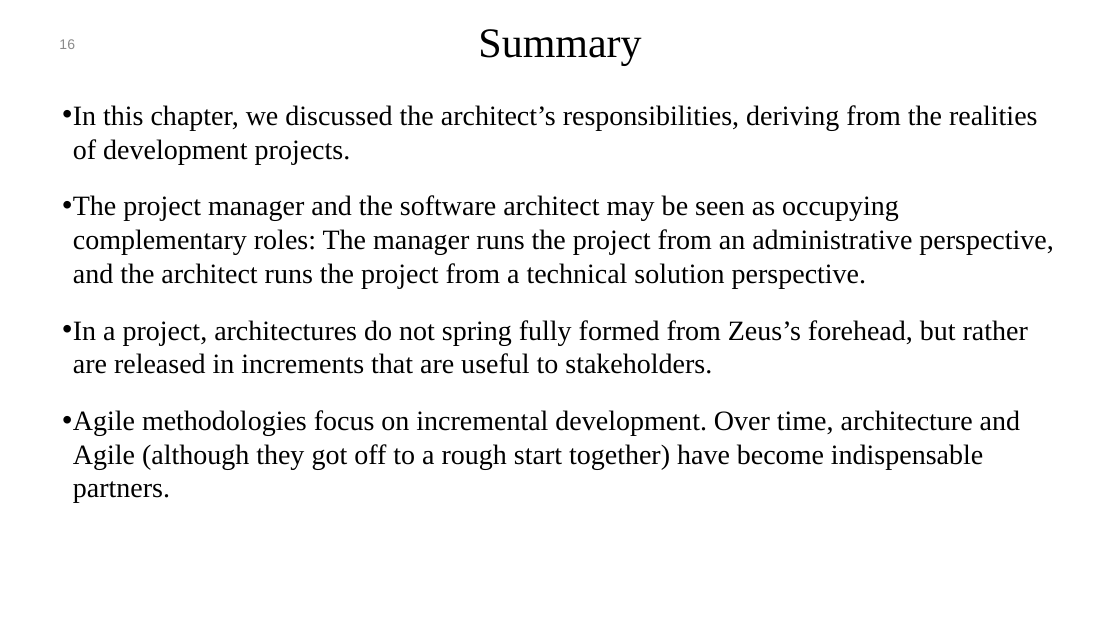
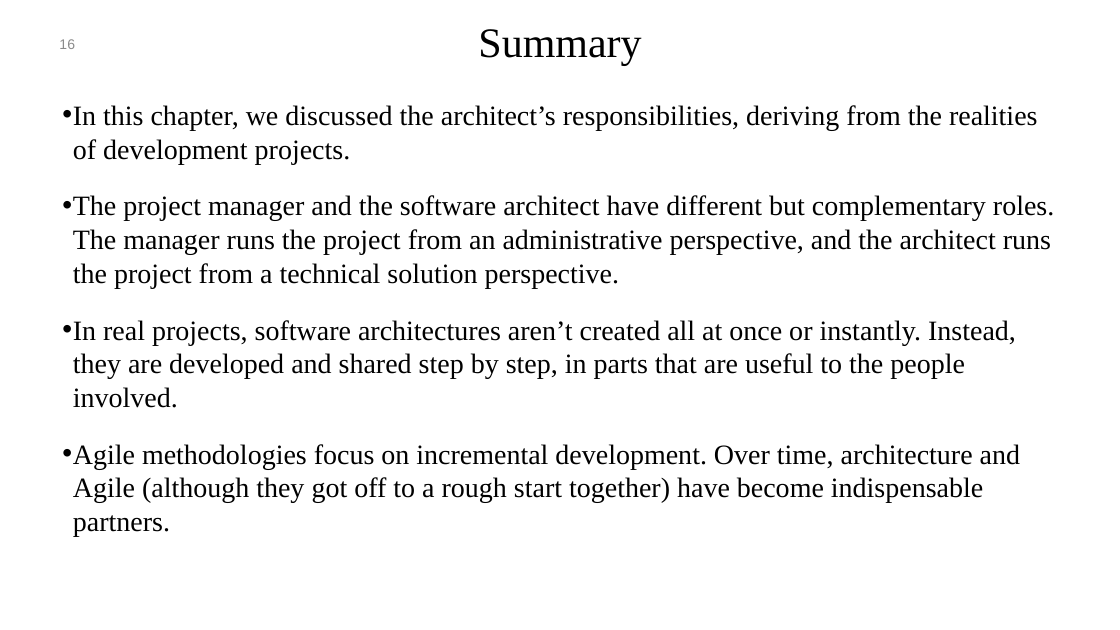
Before and after one commit to mohamad-khorsandi/slides-of-software-architecture-in-practice-4th-ed, a slide deck: slide 16 of chapter 24.pptx. Drawn at 1120x630 pixels with LibreOffice and Linux fonts; fonts in the diff are those of the drawing; background and template pictures are left out. Boxes give left, top, right and bottom in pixels: in the first picture for what was removed or moved away, otherwise in the second. Text is boxed around its words. In the diff, an @@ line names an element or a change of style, - is before the commit and + after.

```diff
--- a/chapter 24.pptx
+++ b/chapter 24.pptx
@@ text at (x1=73, y1=195, x2=1054, y2=408): text changed @@
-• The project manager and the software architect may be seen as occupying complementary roles: The manager runs the project from an administrative perspective, and the architect runs the project from a technical solution perspective.
-• In a project, architectures do not spring fully formed from Zeus’s forehead, but rather are released in increments that are useful to stakeholders.
+• The project manager and the software architect have different but complementary roles. The manager runs the project from an administrative perspective, and the architect runs the project from a technical solution perspective.
+• In real projects, software architectures aren’t created all at once or instantly. Instead, they are developed and shared step by step, in parts that are useful to the people involved.
```
Also in this commit, not shown: 8 other slides changed, 7 other files.
